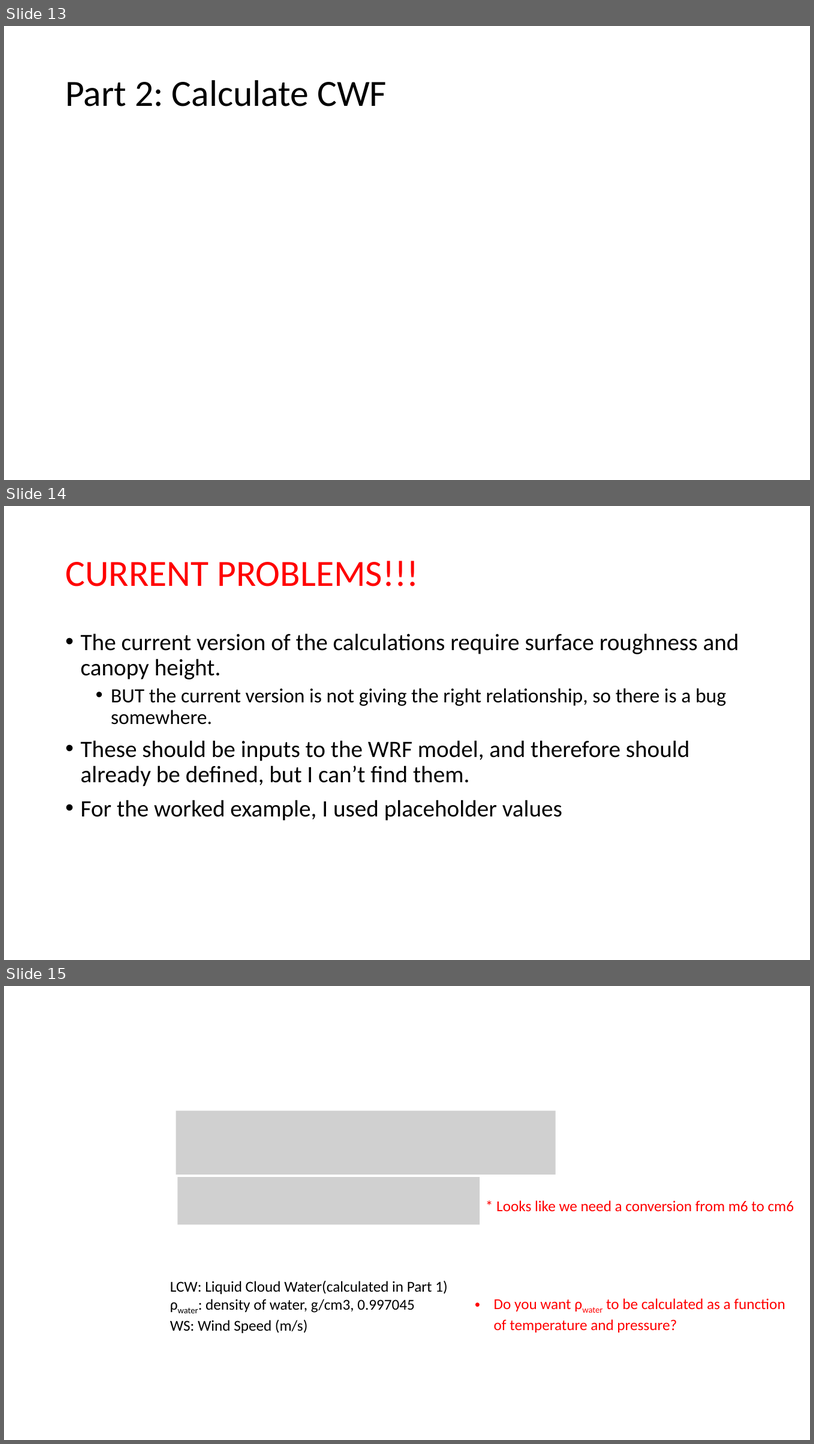
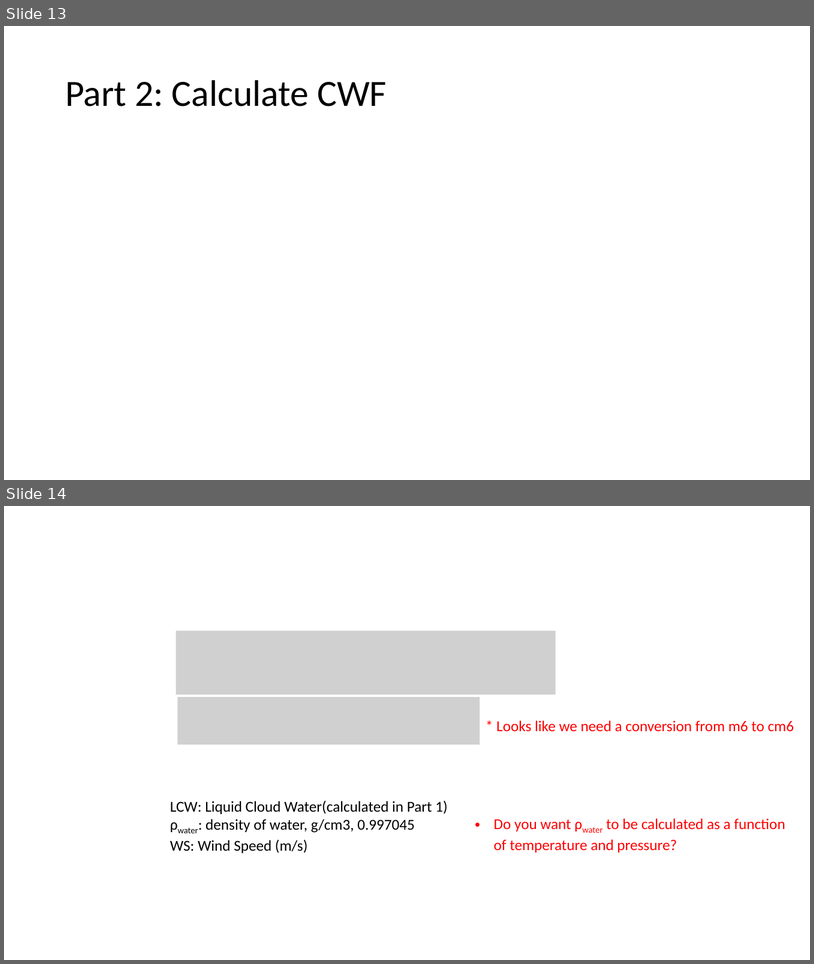
Before and after one commit to akeyel/HI_WRF, a slide deck: Progress/3D_Calcs.pptx. Shown one above the other, each under a label of ours: slides 13, 14 and 15 before the commit, slides 13 and 14 after it. The pictures are 814x1444 and 814x964 pixels, drawn with LibreOffice and Linux fonts; fonts in the diff are those of the drawing; grey boxes stand for pictures. Boxes give left, top, right and bottom in pixels: in the first picture for what was removed or moved away, otherwise in the second. Text is boxed around its words. In the diff, an @@ line names an element or a change of style, - is before the commit and + after.

Commit message:
Updates to 3D calculations code

```diff
--- a/Progress/3D_Calcs.pptx
+++ b/Progress/3D_Calcs.pptx
@@ slide 14 removed at bbox=[4, 506, 810, 960], background #FFFFFF @@
@@ title removed at bbox=[65, 561, 419, 586] @@
-CURRENT PROBLEMS!!!
@@ text removed at bbox=[81, 633, 740, 820] @@
-• The current version of the calculations require surface roughness and canopy height.
-  • BUT the current version is not giving the right relationship, so there is a bug somewhere.
-• These should be inputs to the WRF model, and therefore should already be defined, but I can’t find them.
-• For the worked example, I used placeholder values
@@ what was slide 15 is now slide 14 @@
```
Also in this commit, not shown: 4 slides changed, 2 slides added, 2 other slides removed, 6 other files.
